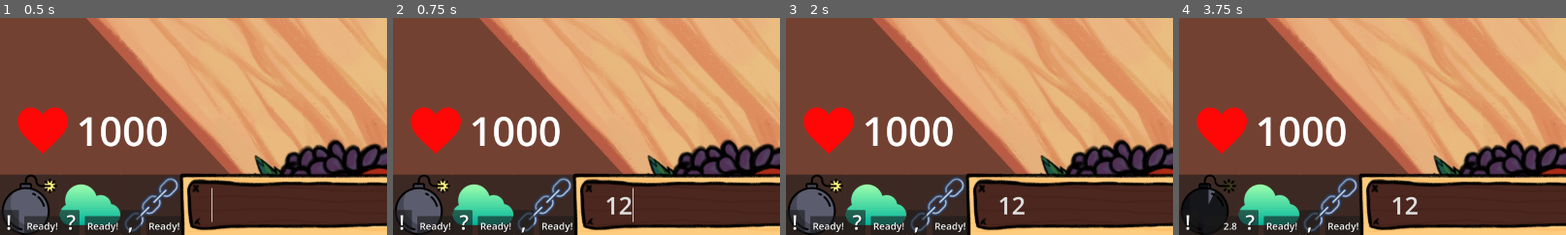
Above: before the commit, frames 1-4 (left to right).
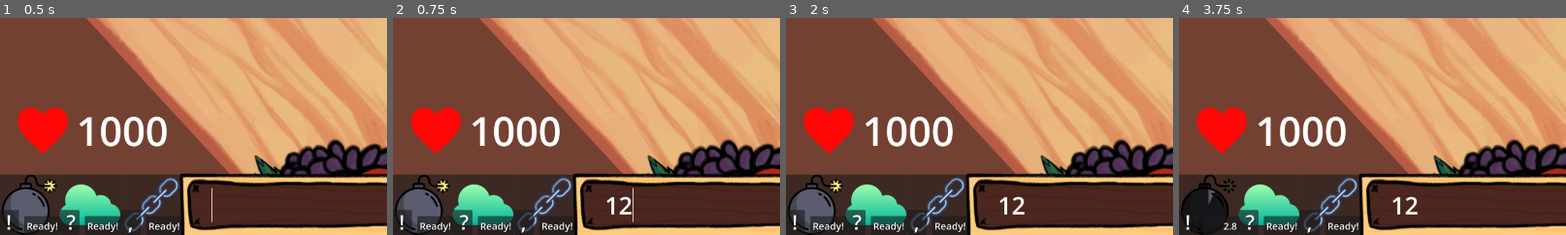
Above: after the commit, the same moments.

Repository: SolidGoose/Critters
Game: Godot game, scene res://Scenes/level_1.tscn
Two runs of this game, one before a commit and one after it. Both use one fixed random seed, a clock stepped at 60 frames per second and the inputs below.
Inputs (mouse positions are % of the whole screen's width and height, from its top left):
- Up to frame 1 (0.5 s): no input
- Up to frame 2 (0.75 s): click (64, 93) at 0.52 s; type "12" at 0.6 s
- Up to frame 3 (2 s): click (4, 93) at 1.27 s
- Up to frame 4 (3.75 s): click (4, 93) at 2.02 s; click (4, 93) at 2.77 s; tap Enter at 3.5 s
The pictures show only the part of the screen within x 0-50%, y 50-100%; the shares and areas given below are measured in that part.

Frame 1 is identical in both runs. In frame 2, 0.2% of the frame differs, in the area x 55-62%, y 82-91%; in frame 3, 0.2%; in frame 4, 0.2%.

Commit message:
add scene

Diff:
--- a/Scenes/level_1.tscn
+++ b/Scenes/level_1.tscn
@@ -280,4 +280,5 @@
 
 [connection signal="timeout" from="SpawnCooldown" to="." method="_on_spawn_cooldown_timeout"]
 [connection signal="timeout" from="Clock" to="." method="_on_clock_timeout"]
+[connection signal="text_changed" from="Console/ConsoleLine" to="." method="_on_console_line_text_changed"]
 [connection signal="text_submitted" from="Console/ConsoleLine" to="." method="_on_console_line_text_submitted"]
